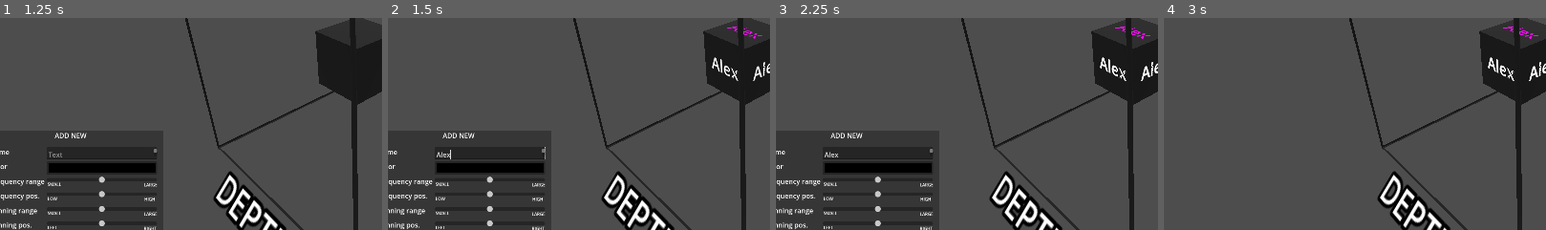
Above: before the commit, frames 1-4 (left to right).
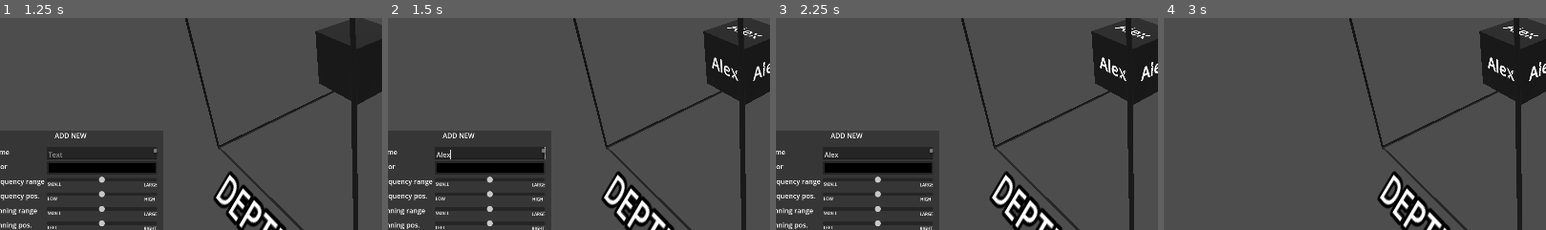
Above: after the commit, the same moments.

Repository: Maxi0272/DDU-eksamen
Game: Godot game, scene res://main.tscn
Two runs of this game, one before a commit and one after it. Both use one fixed random seed, a clock stepped at 60 frames per second and the inputs below.
Inputs (mouse positions are % of the whole screen's width and height, from its top left):
- Up to frame 1 (1.25 s): click "+ Add new" at 0.5 s
- Up to frame 2 (1.5 s): click (16, 66) at 1.27 s; type "Alex" at 1.35 s
- Up to frame 3 (2.25 s): click "+ Add new" at 2 s
- Up to frame 4 (3 s): click "ADD" at 2.75 s
The pictures show only the part of the screen within x 2-52%, y 34-84%; the shares and areas given below are measured in that part.

Frame 1 is identical in both runs. In frame 2, less than 0.1% of the frame differs, in the area x 88-98%, y 4-10%; in frame 3, 0.1%, in the area x 88-98%, y 3-10%; in frame 4, 0.1%.

Commit message:
fixed color on inner textbox

Diff:
--- a/Program/standard_box.tscn
+++ b/Program/standard_box.tscn
@@ -37,6 +37,5 @@
 [node name="Top" type="Label3D" parent="inner_box"]
 transform = Transform3D(1, 0, 0, 0, -4.37114e-08, 1, 0, -1, -4.37114e-08, 0, 0.6, 0)
 double_sided = false
-modulate = Color(1, 0.0666667, 1, 1)
 text = "TEXT
 "
Not shown, changed: Web-builds/index.html
Not shown, changed: Web-builds/index.pck
